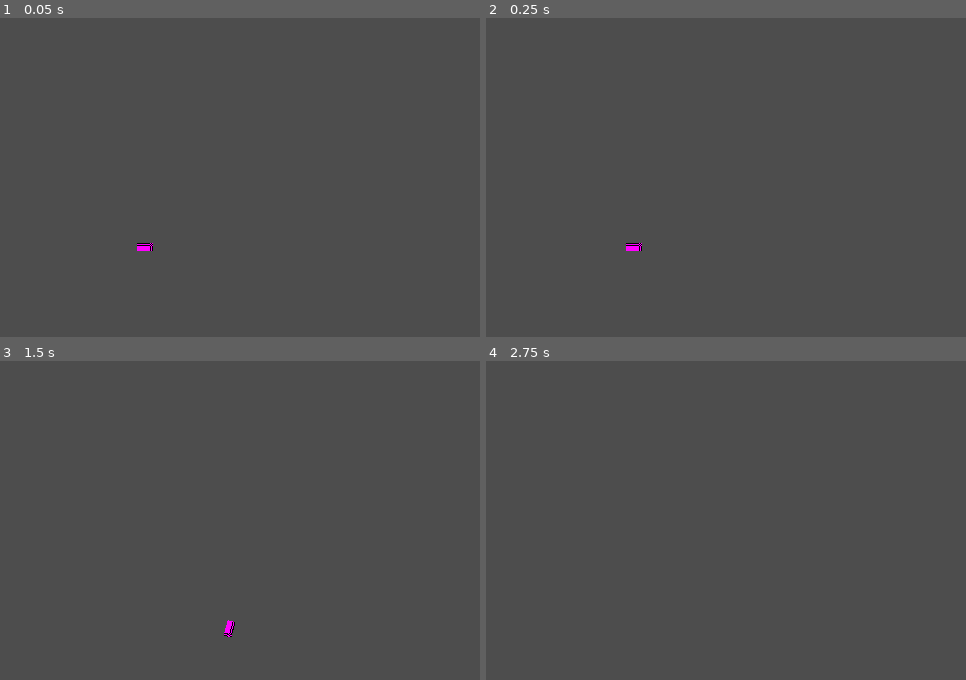
Above: before the commit, frames 1-4 (two rows, left to right).
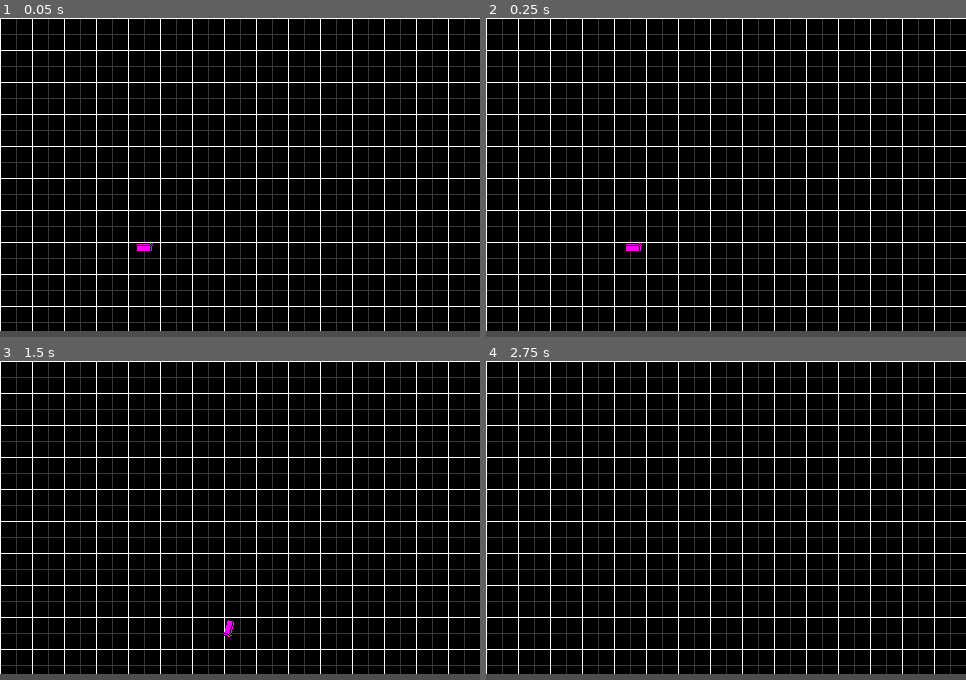
Above: after the commit, the same moments.

Repository: 3xcpy/roguelike-arcade-driving
Game: Godot game, scene res://scenes/stage.tscn
Same seed, same stepped clock (60 frames per second), same inputs: the game is played once before the commit and once after it.
Inputs:
- Up to frame 1 (0.05 s): no input
- Up to frame 2 (0.25 s): no input
- Up to frame 3 (1.5 s): tap Enter at 0.5 s; hold Right (steer_right) 0.53-1.28 s; tap Alt at 0.6 s; hold Down from 1.28 s (still down); tap Shift at 1.35 s
- Up to frame 4 (2.75 s): release Down at 2.03 s; hold Right (steer_right) from 2.03 s (still down); tap Alt at 2.1 s

The runs differ from the first frame. In frame 1, 92% of the frame differs, in the area x 0-100%, y 0-99%; in frame 2, 92%; in frame 3, 92%; in frame 4, 92%.

Commit message:
Add the ground and get started on the shader

Diff:
--- a/scenes/stage.tscn
+++ b/scenes/stage.tscn
@@ -1,8 +1,24 @@
-[gd_scene load_steps=2 format=3 uid="uid://wb45rm4nabob"]
+[gd_scene load_steps=5 format=3 uid="uid://wb45rm4nabob"]
 
 [ext_resource type="PackedScene" uid="uid://dhtn00310jucy" path="res://scenes/player.tscn" id="1_8rem4"]
+[ext_resource type="Texture2D" uid="uid://phtn83sdcm6r" path="res://sprites/grid.png" id="2_gi7kc"]
+[ext_resource type="Shader" uid="uid://b2fhx3s3ytvx0" path="res://shaders/floor.gdshader" id="2_kewym"]
+
+[sub_resource type="ShaderMaterial" id="ShaderMaterial_6c5u0"]
+shader = ExtResource("2_kewym")
+shader_parameter/player_pos = Vector2(0, 0)
 
 [node name="Stage" type="Node2D"]
 
 [node name="Player" parent="." instance=ExtResource("1_8rem4")]
 position = Vector2(145, 229)
+
+[node name="Floor" type="TextureRect" parent="."]
+z_index = -10
+texture_repeat = 2
+material = SubResource("ShaderMaterial_6c5u0")
+offset_right = 480.0
+offset_bottom = 313.0
+texture = ExtResource("2_gi7kc")
+expand_mode = 1
+stretch_mode = 1
--- /dev/null
+++ b/shaders/floor.gdshader
@@ -0,0 +1,11 @@
+shader_type canvas_item;
+
+uniform vec2 player_pos;
+
+void vertex() {
+	// Called for every vertex the material is visible on.
+}
+
+void fragment() {
+	COLOR = texture(TEXTURE, UV);
+}
Not shown, added: shaders/floor.gdshader.uid
Binary file added: sprites/grid.ase
Binary file added: sprites/grid.png
Not shown, added: sprites/grid.png.import
